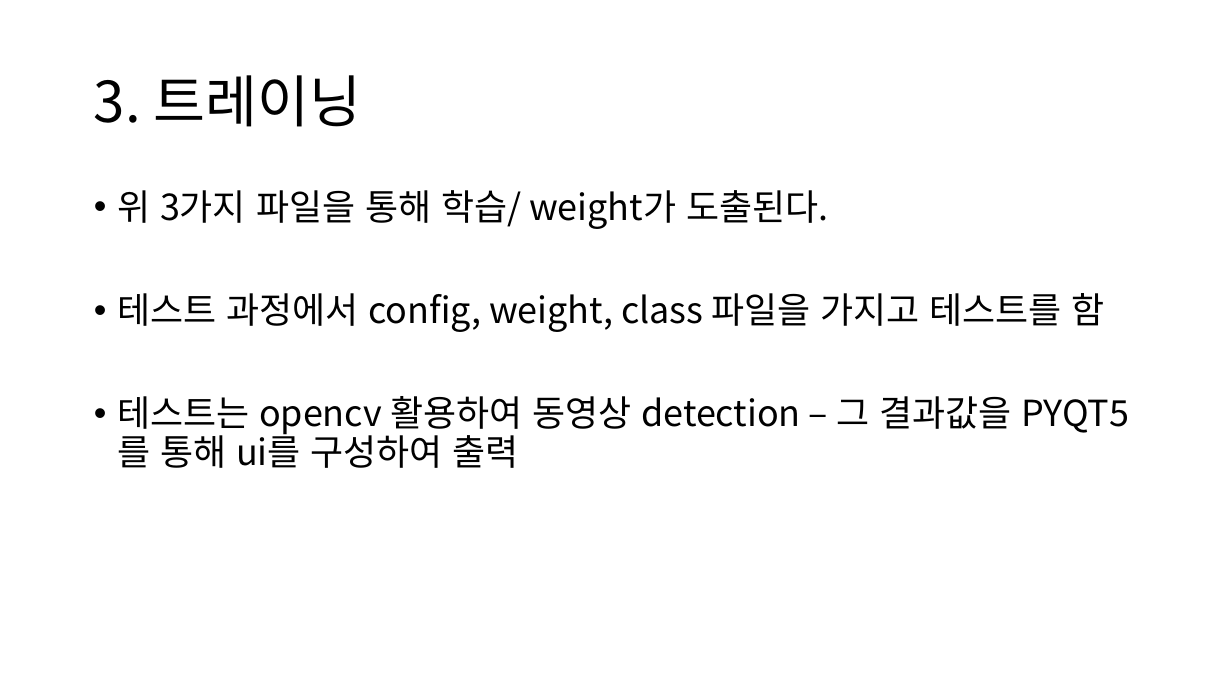
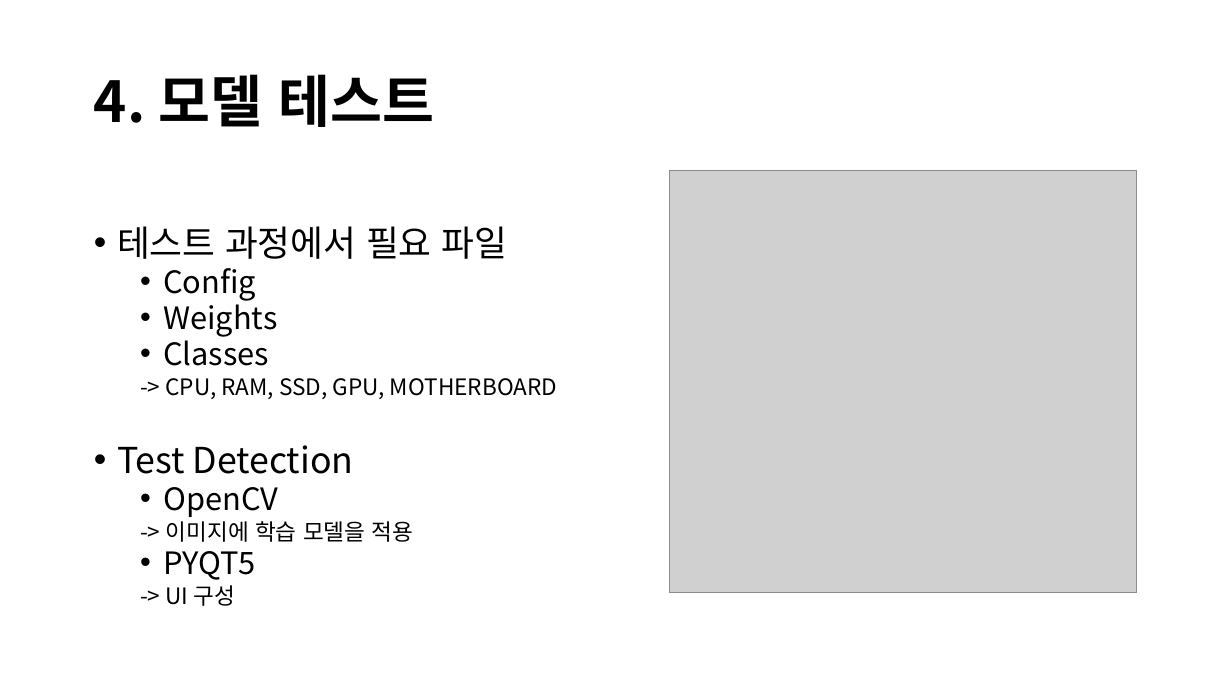
Before and after one commit to Team-Tetrapod/project, a slide deck: slide 9 of 2. 발표자료/PC조립 헬퍼 최종본.pptx (slide 12 before the commit). Drawn at 1232x693 pixels with LibreOffice and Linux fonts; fonts in the diff are those of the drawing; grey boxes stand for pictures. Boxes give left, top, right and bottom in pixels: in the first picture for what was removed or moved away, otherwise in the second. Text is boxed around its words. In the diff, an @@ line names an element or a change of style, - is before the commit and + after.

```diff
--- a/2. 발표자료/PC조립 헬퍼 최종본.pptx
+++ b/2. 발표자료/PC조립 헬퍼 최종본.pptx
@@ title at (94, 74, 434, 127): text changed; bold on @@
-3. 트레이닝
+4. 모델 테스트
@@ picture added at (669, 171, 1136, 592) @@
@@ text at (117, 226, 557, 606): text changed; size 28 to 17.6 pt @@
-• 위 3가지 파일을 통해 학습/ weight가 도출된다.
-• 테스트 과정에서 config, weight, class 파일을 가지고 테스트를 함
-• 테스트는 opencv 활용하여 동영상 detection – 그 결과값을 PYQT5를 통해 ui를 구성하여 출력
+• 테스트 과정에서 필요 파일
+  • Config
+  • Weights
+  • Classes
+  -> CPU, RAM, SSD, GPU, MOTHERBOARD
+• Test Detection
+  • OpenCV
+  -> 이미지에 학습 모델을 적용
+  • PYQT5
+  -> UI 구성
```
Also in this commit, not shown: 5 other slides changed, 5 slides added, 7 slides removed, 1 other file.
